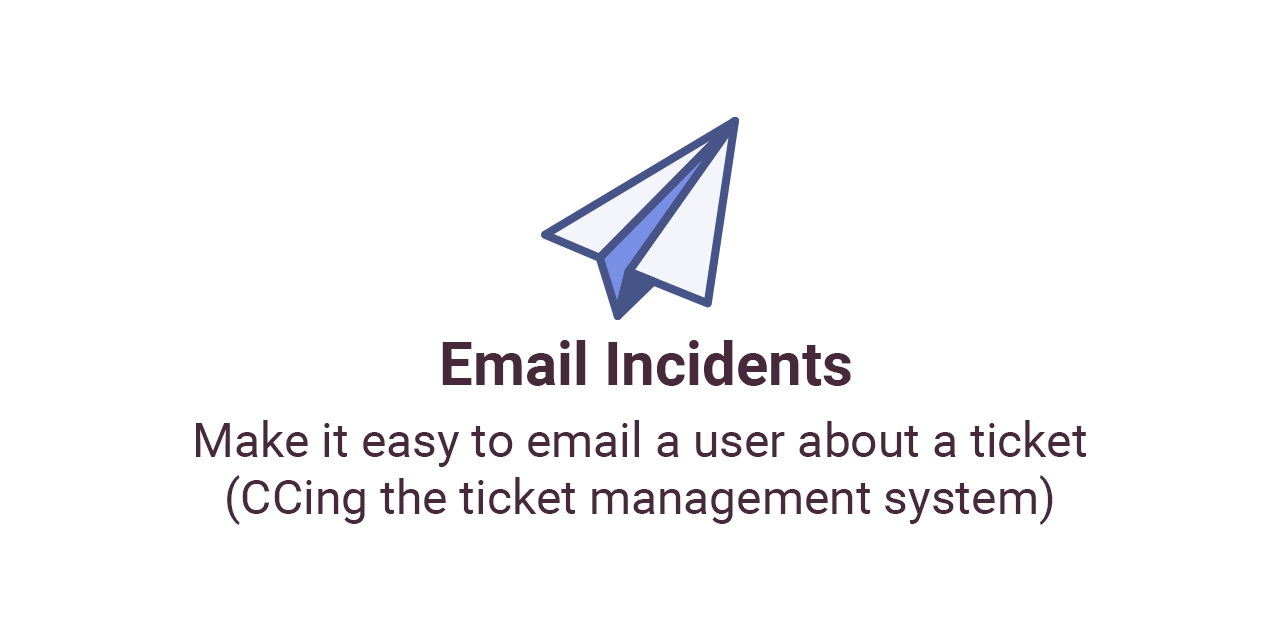
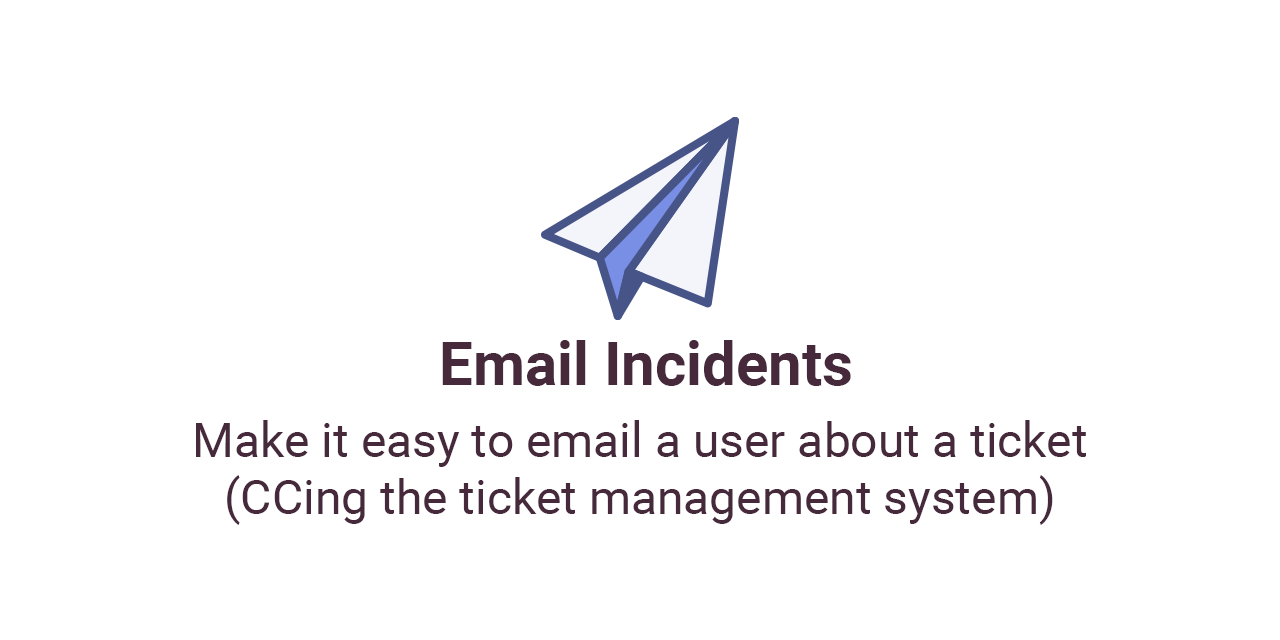
Comparing the layer stacks of the two 1280×640 images. Changes:
painted on "plane" over [541, 131, 716, 320]
